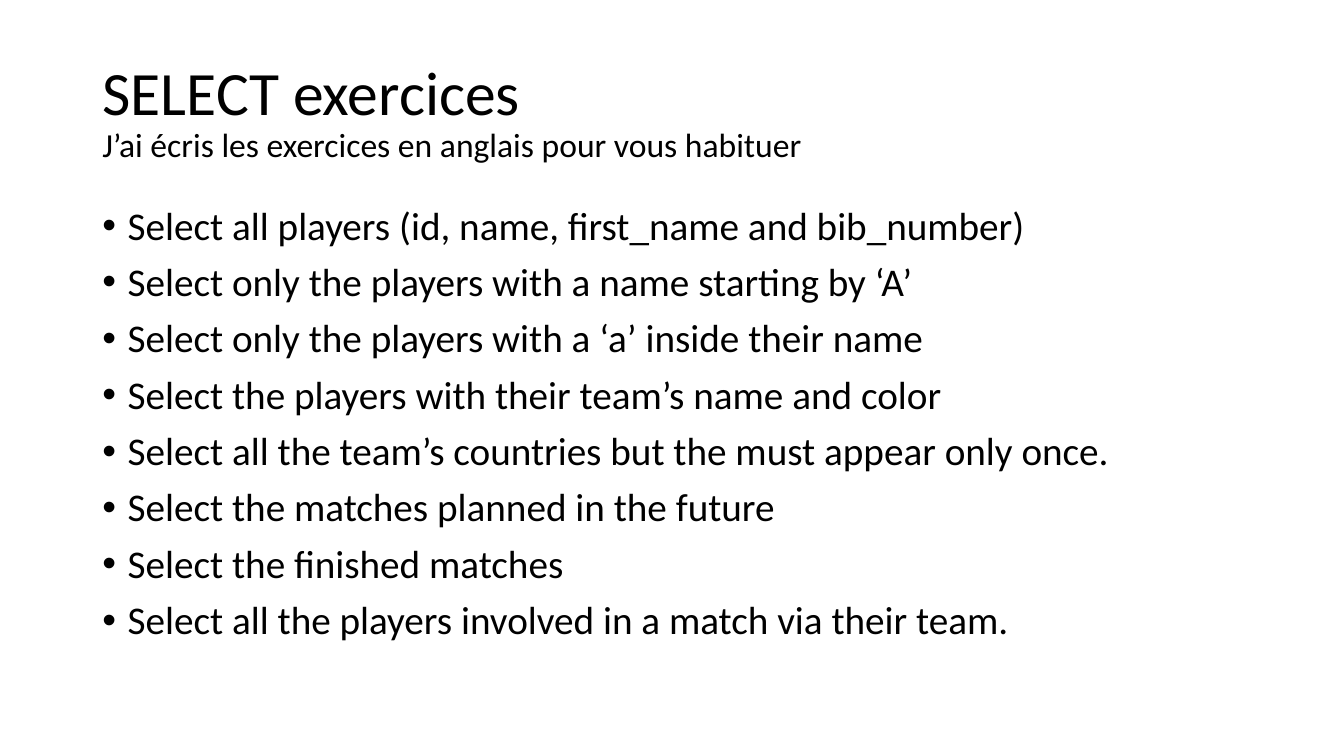
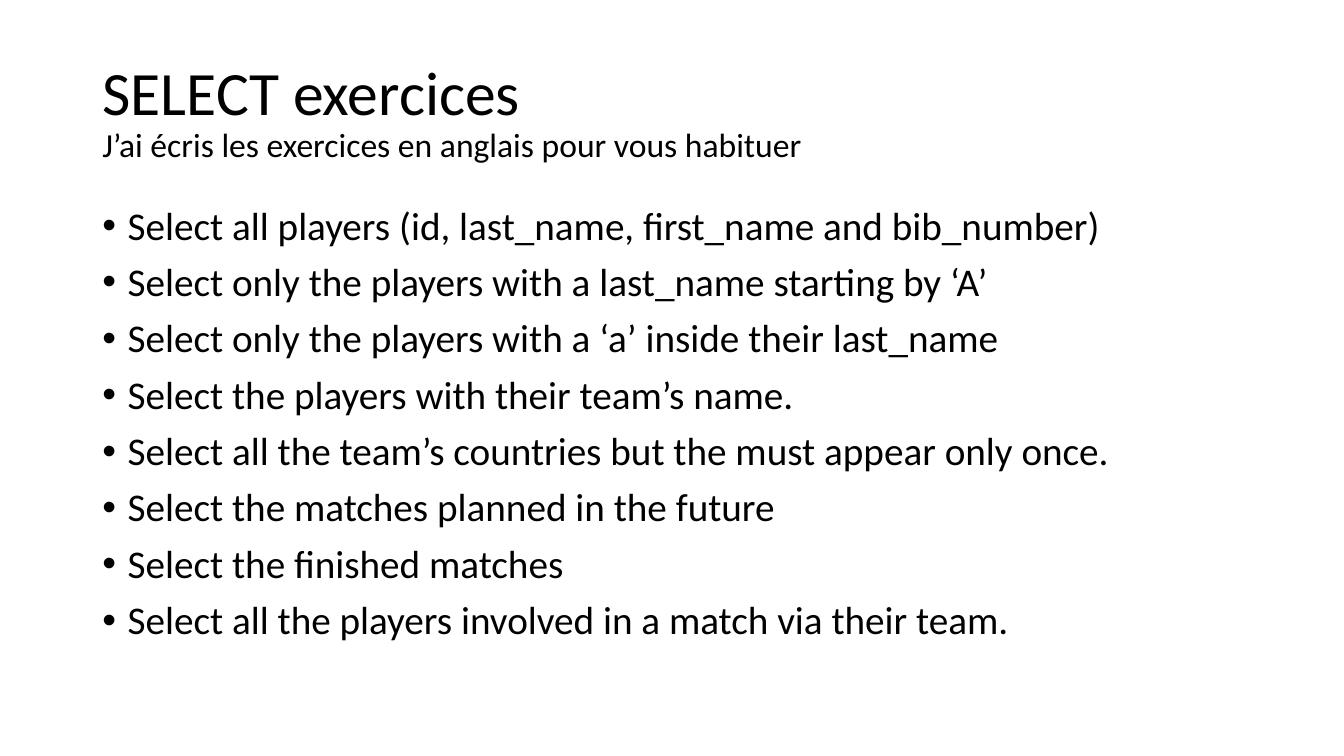
Before and after one commit to zeemil/ecoleit-1sql, a slide deck: slide 21 of 02 - Exercices SQL.pptx. Drawn at 1344x756 pixels with LibreOffice and Linux fonts; fonts in the diff are those of the drawing. Boxes give left, top, right and bottom in pixels: in the first picture for what was removed or moved away, otherwise in the second. Text is boxed around its words. In the diff, an @@ line names an element or a change of style, - is before the commit and + after.

Commit message:
minor corrections in Exercices pptx

```diff
--- a/02 - Exercices SQL.pptx
+++ b/02 - Exercices SQL.pptx
@@ text at bbox=[128, 211, 1100, 416]: text changed @@
-• Select all players (id, name, first_name and bib_number)
-• Select only the players with a name starting by ‘A’
-• Select only the players with a ‘a’ inside their name
-• Select the players with their team’s name and color
+• Select all players (id, last_name, first_name and bib_number)
+• Select only the players with a last_name starting by ‘A’
+• Select only the players with a ‘a’ inside their last_name
+• Select the players with their team’s name.
```
Also in this commit, not shown: 1 other slide changed.
